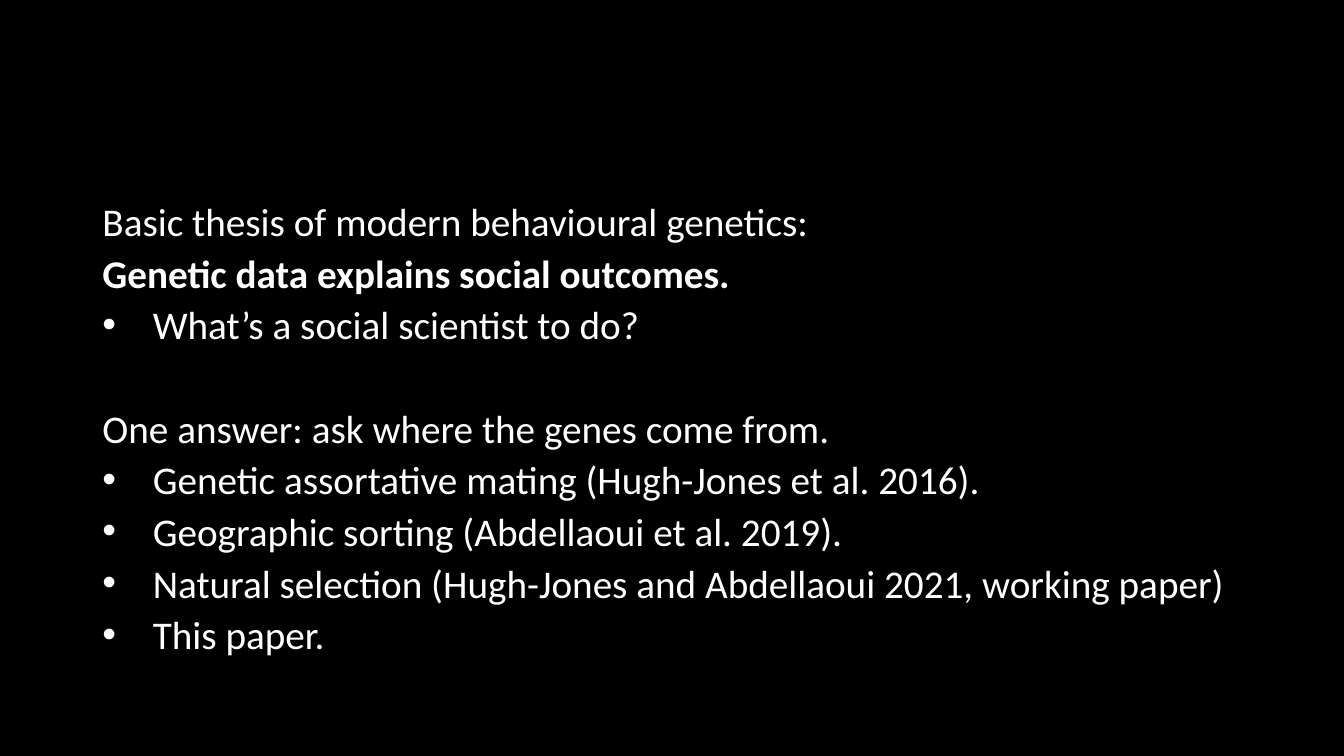
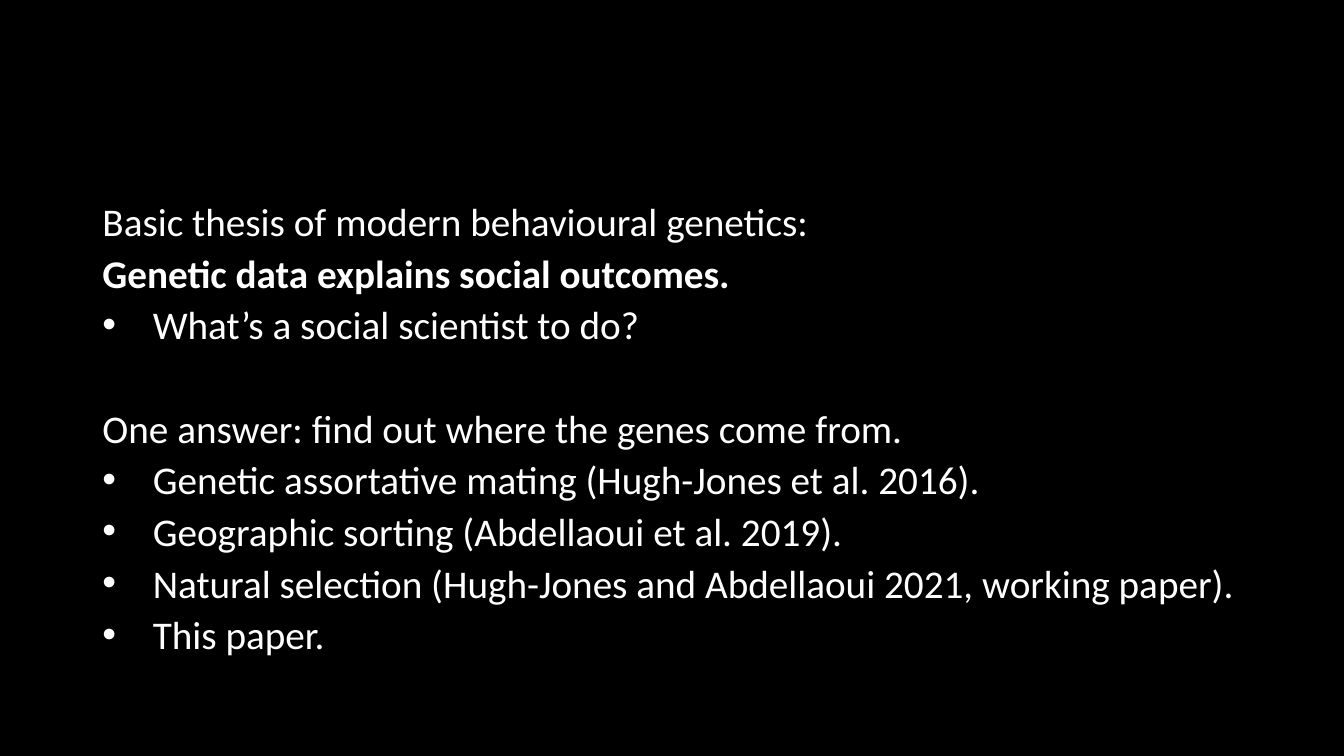
Before and after one commit to hughjonesd/trading-genetics, a slide deck: slide 2 of UEA presentation.pptx. Drawn at 1344x756 pixels with LibreOffice and Linux fonts; fonts in the diff are those of the drawing. Boxes give left, top, right and bottom in pixels: in the first picture for what was removed or moved away, otherwise in the second. Text is boxed around its words. In the diff, an @@ line names an element or a change of style, - is before the commit and + after.

```diff
--- a/UEA presentation.pptx
+++ b/UEA presentation.pptx
@@ text at (x1=102, y1=415, x2=902, y2=450): text changed @@
-One answer: ask where the genes come from.
+One answer: find out where the genes come from.
@@ text at (x1=153, y1=569, x2=1234, y2=605): text changed @@
-• Natural selection (Hugh-Jones and Abdellaoui 2021, working paper)
+• Natural selection (Hugh-Jones and Abdellaoui 2021, working paper).
```
Also in this commit, not shown: 4 other slides changed, 1 slide added, 4 other files.
